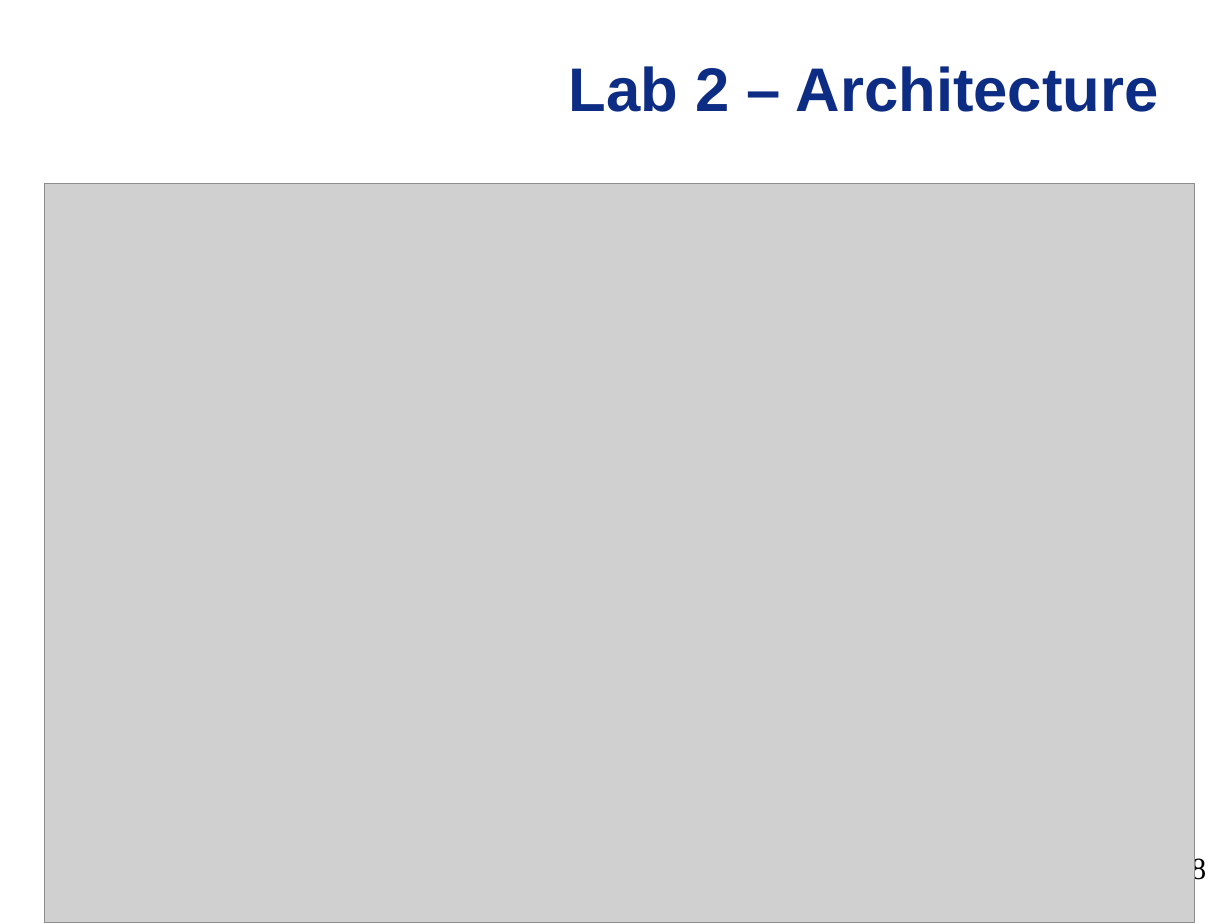
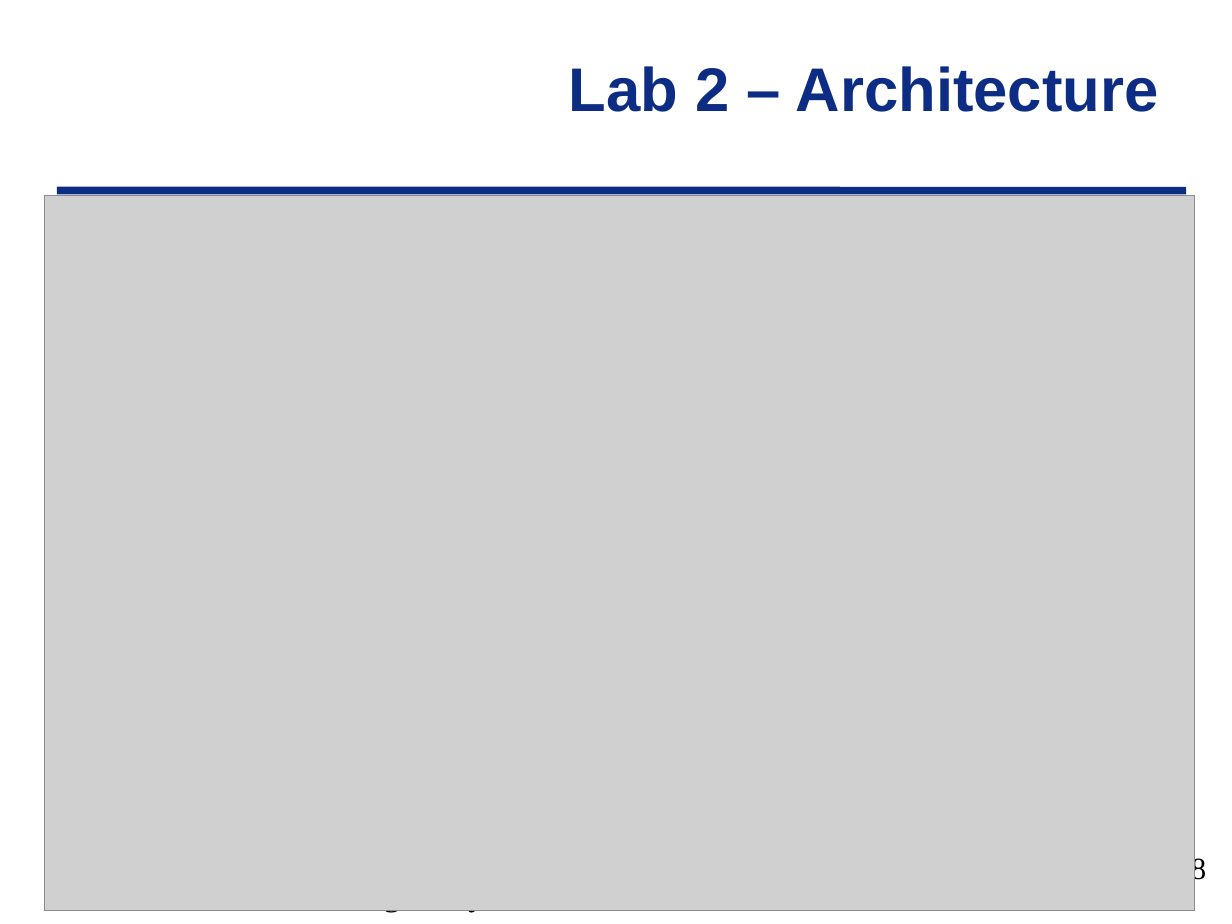
Before and after one commit to jfalkinburg/ECE383_web, a slide deck: slide 8 of lab/lab2/ECE_383_Lab2.pptx. Drawn at 1232x924 pixels with LibreOffice and Linux fonts; fonts in the diff are those of the drawing; grey boxes stand for pictures; background and template pictures are left out. Boxes give left, top, right and bottom in pixels: in the first picture for what was removed or moved away, otherwise in the second. Text is boxed around its words. In the diff, an @@ line names an element or a change of style, - is before the commit and + after.

```diff
--- a/lab/lab2/ECE_383_Lab2.pptx
+++ b/lab/lab2/ECE_383_Lab2.pptx
@@ picture resized from (x1=44, y1=184, x2=1195, y2=923) to (x1=44, y1=196, x2=1195, y2=912) @@
@@ line added from (57, 191) to (1186, 191), #0C2D83 4.5 pt @@
@@ text added at (x1=299, y1=910, x2=932, y2=917), 16 pt, text #000000, bold, italic @@
+I n t e g r i t y - S e r v i c e - E x c e l l e n c e
```
Also in this commit, not shown: 2 other slides changed, 5 other files.
